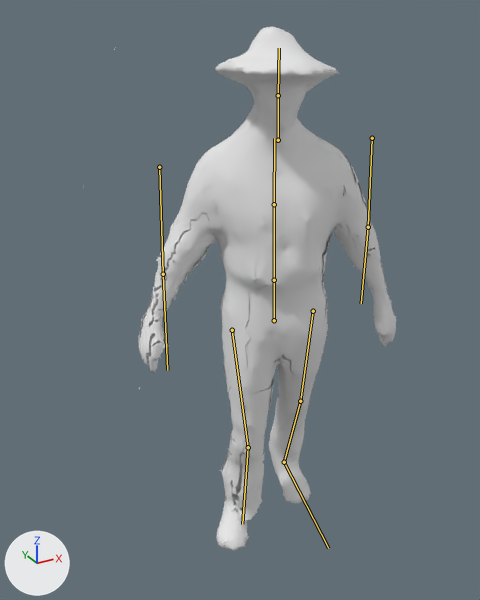
Renders of the glTF model assets/exp-models/char_farmer.glb from each side of a commit.
Before and after are seen from a 50 mm camera at (-0.589, -1.451, 1.027) aimed at (0.036, -0.315, 0.459). The lights are fixed; the arrows at lower left show +X, +Y and +Z. The picture after the commit comes second. Both versions are drawn at frame 15 of the action 'walk'; the numbers are the values there. The bones that change, and the others that lie on the model, are drawn over the model as lines.

In view in the first picture: 'farmer_body'.
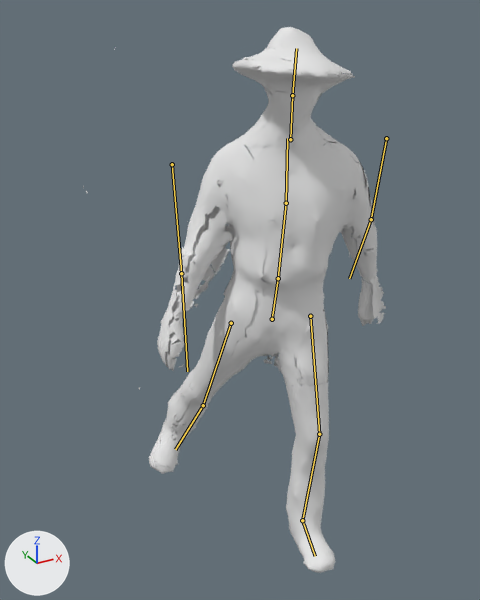
What the commit changed:
Bone 'hips' (bone_hips) moves from (0.0, 0.0, 0.51) to (0.0, 0.0, 0.504).
Bone 'hips' (bone_hips) turns from (0, -3, 1) to (1, -2, -7) degrees about its own x, y and z.
Bone 'spine' (bone_spine) turns from (0, 2, 0) to (0, 0, 3) degrees about its own x, y and z.
Bone 'chest' (bone_chest) turns from (0, 1, 0) to (1, 0, 5) degrees about its own x, y and z.
Bone 'upperarm_L' (bone_upperarm_l) turns from (-3, 0, 0) to (-13, 0, 0) degrees about its own x, y and z.
Bone 'forearm_L' (bone_forearm_l) turns from (7, 0, 0) to (13, 0, 0) degrees about its own x, y and z.
Bone 'upperarm_R' (bone_upperarm_r) turns from (3, 0, 0) to (13, 0, 0) degrees about its own x, y and z.
Bone 'forearm_R' (bone_forearm_r) turns from (10, 0, 0) to (18, 0, 0) degrees about its own x, y and z.
Bone 'thigh_L' (bone_thigh_l) turns from (-12, 0, 0) to (22, 0, 0) degrees about its own x, y and z.
Bone 'shin_L' (bone_shin_l) turns from (18, 0, 0) to (5, 0, 0) degrees about its own x, y and z.
Bone 'thigh_R' (bone_thigh_r) turns from (12, 0, 0) to (-22, 0, 0) degrees about its own x, y and z.
Bone 'shin_R' (bone_shin_r) turns from (3, 0, 0) to (17, 0, 0) degrees about its own x, y and z.
Bone 'foot_R' (bone_foot_r) turns from (-9, 0, 0) to (0, 0, 0) degrees about its own x, y and z.

Where the change shows, as pixel boxes [x1, y1, x2, y2] in the pictures (480 x 600 px):
'farmer_body', posed: before [83, 27, 396, 551]; after [83, 27, 386, 573]
bone 'hips', root to tip: before (274, 320) to (274, 280); after (272, 319) to (278, 278)
bone 'spine', root to tip: before (274, 280) to (274, 204); after (278, 278) to (286, 203)
bone 'chest', root to tip: before (274, 204) to (274, 138); after (286, 203) to (287, 138)
bone 'upperarm_L', root to tip: before (159, 167) to (163, 274); after (172, 164) to (181, 273)
bone 'forearm_L', root to tip: before (163, 274) to (167, 370); after (181, 273) to (187, 371)
bone 'upperarm_R', root to tip: before (372, 138) to (368, 227); after (386, 138) to (371, 219)
bone 'forearm_R', root to tip: before (368, 227) to (361, 303); after (371, 219) to (349, 278)
bone 'thigh_L', root to tip: before (232, 330) to (248, 447); after (231, 323) to (203, 405)
bone 'shin_L', root to tip: before (248, 447) to (242, 524); after (203, 405) to (175, 449)
bone 'thigh_R', root to tip: before (313, 311) to (300, 401); after (310, 316) to (319, 434)
bone 'shin_R', root to tip: before (300, 401) to (284, 462); after (319, 434) to (302, 520)
bone 'foot_R', root to tip: before (284, 462) to (328, 548); after (302, 520) to (315, 556)
